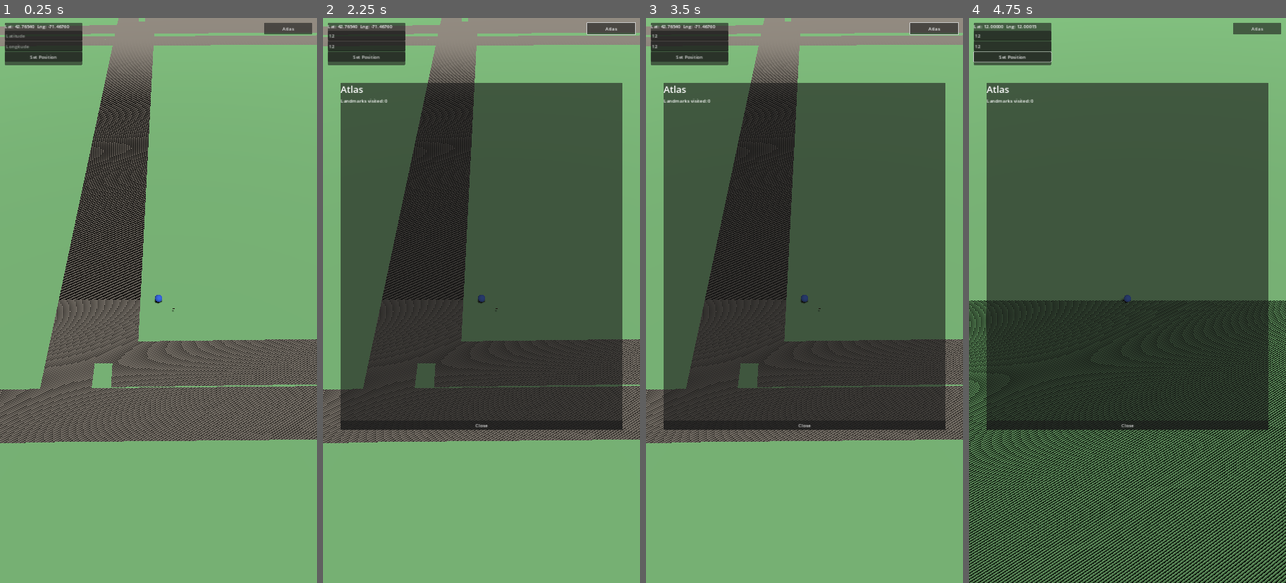
Above: before the commit, frames 1-4 (left to right).
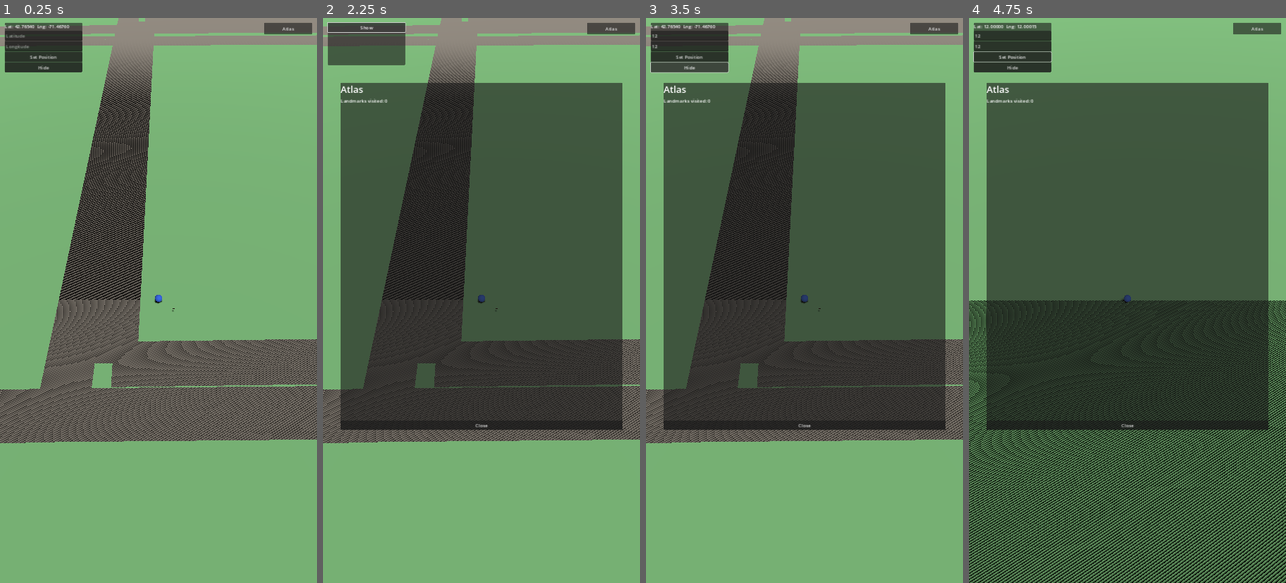
Above: after the commit, the same moments.

Repository: Dominic339/Shared-Skies
Game: Godot game, scene res://scenes/Main.tscn
Same seed, same stepped clock (60 frames per second), same inputs: the game is played once before the commit and once after it.
Inputs (mouse positions are in pixels of both pictures, inside the frame that each line leads up to):
- Up to frame 1 (0.25 s): no input
- Up to frame 2 (2.25 s): click (367, 34) at 0.52 s; type "12" at 0.6 s; click (367, 46) at 0.75 s; type "12" at 0.83 s; click "Atlas" at 1.25 s; click (367, 68) at 2 s, where only the run after the commit has a clickable "Hide"
- Up to frame 3 (3.5 s): click (690, 29) at 2.75 s, where only the run after the commit has a clickable "Show"
- Up to frame 4 (4.75 s): click "Set Position" at 3.5 s; tap Enter at 4.25 s; move the mouse to (1197, 272) at 4.27 s; hold D from 4.28 s (still down); click (1197, 272) at 4.42 s

The runs differ from the first frame. In frame 1, 0.4% of the frame differs, in the area x 1-26%, y 7-10%; in frame 2, 1.4%, in the area x 1-99%, y 0-8%; in frame 3, 0.5%; in frame 4, 0.4%.

Commit message:
Fix missing/unreachable close buttons
The Atlas panel's ScrollContainer had a fixed 900px minimum height
regardless of entry count -- with only a handful of entries, that almost
certainly pushed the CloseButton (its sibling in the VBoxContainer)
outside the panel's actual visible bounds. Removed the fixed minimum so
the scroll area sizes to available space instead of forcing everything
below it out of view.

DevUI (the dev-only lat/lng panel) had no way to dismiss it at all -- added
a Hide/Show toggle that collapses everything except itself, since hiding
the button along with the rest would leave no way to bring the panel back.

Diff:
--- a/client/scenes/Main.tscn
+++ b/client/scenes/Main.tscn
@@ -74,6 +74,9 @@
 [node name="SetButton" type="Button" parent="DevUI/Panel/VBoxContainer"]
 text = "Set Position"
 
+[node name="HideButton" type="Button" parent="DevUI/Panel/VBoxContainer"]
+text = "Hide"
+
 [node name="LandmarkDisplay" type="CanvasLayer" parent="."]
 script = ExtResource("4")
 
@@ -126,7 +129,6 @@
 text = "Landmarks visited: 0"
 
 [node name="ScrollContainer" type="ScrollContainer" parent="AtlasUI/Panel/VBoxContainer"]
-custom_minimum_size = Vector2(0, 900)
 size_flags_vertical = 3
 
 [node name="EntriesContainer" type="VBoxContainer" parent="AtlasUI/Panel/VBoxContainer/ScrollContainer"]
--- a/client/scripts/dev_location_ui.gd
+++ b/client/scripts/dev_location_ui.gd
@@ -4,10 +4,12 @@
 @onready var lat_edit: LineEdit = $Panel/VBoxContainer/LatEdit
 @onready var lng_edit: LineEdit = $Panel/VBoxContainer/LngEdit
 @onready var set_button: Button = $Panel/VBoxContainer/SetButton
+@onready var hide_button: Button = $Panel/VBoxContainer/HideButton
 
 
 func _ready() -> void:
 	set_button.pressed.connect(_on_set_button_pressed)
+	hide_button.pressed.connect(_on_hide_button_pressed)
 	DevLocation.position_changed.connect(_update_label)
 	_update_label()
 
@@ -17,5 +19,17 @@
 		DevLocation.set_position_manual(lat_edit.text.to_float(), lng_edit.text.to_float())
 
 
+# Collapses everything except this button itself (rather than hiding the
+# whole panel), since hiding hide_button along with the rest would leave
+# no way to bring the panel back.
+func _on_hide_button_pressed() -> void:
+	var collapse := position_label.visible
+	position_label.visible = not collapse
+	lat_edit.visible = not collapse
+	lng_edit.visible = not collapse
+	set_button.visible = not collapse
+	hide_button.text = "Show" if collapse else "Hide"
+
+
 func _update_label() -> void:
 	position_label.text = "Lat: %.5f  Lng: %.5f" % [DevLocation.current_lat, DevLocation.current_lng]
